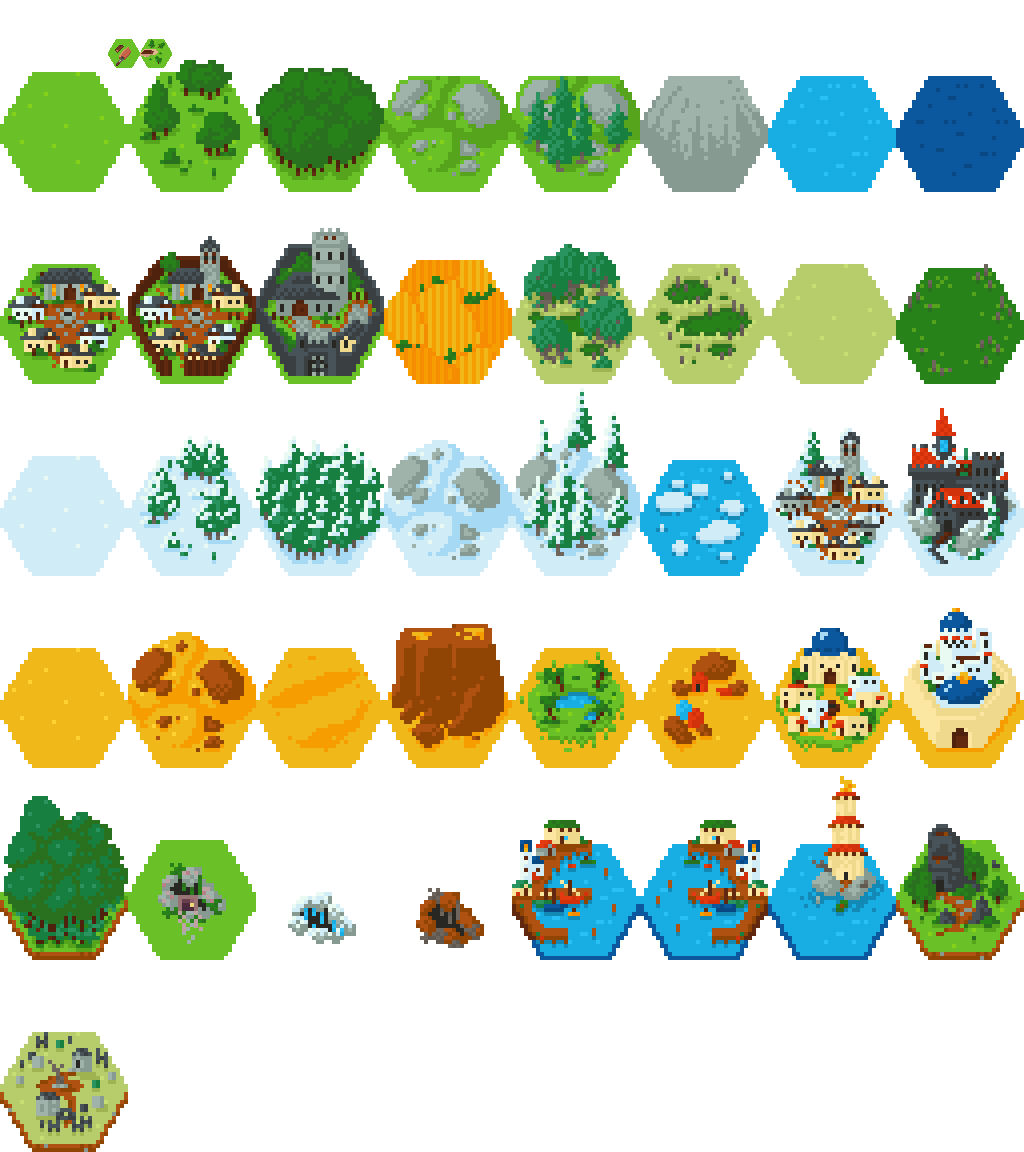
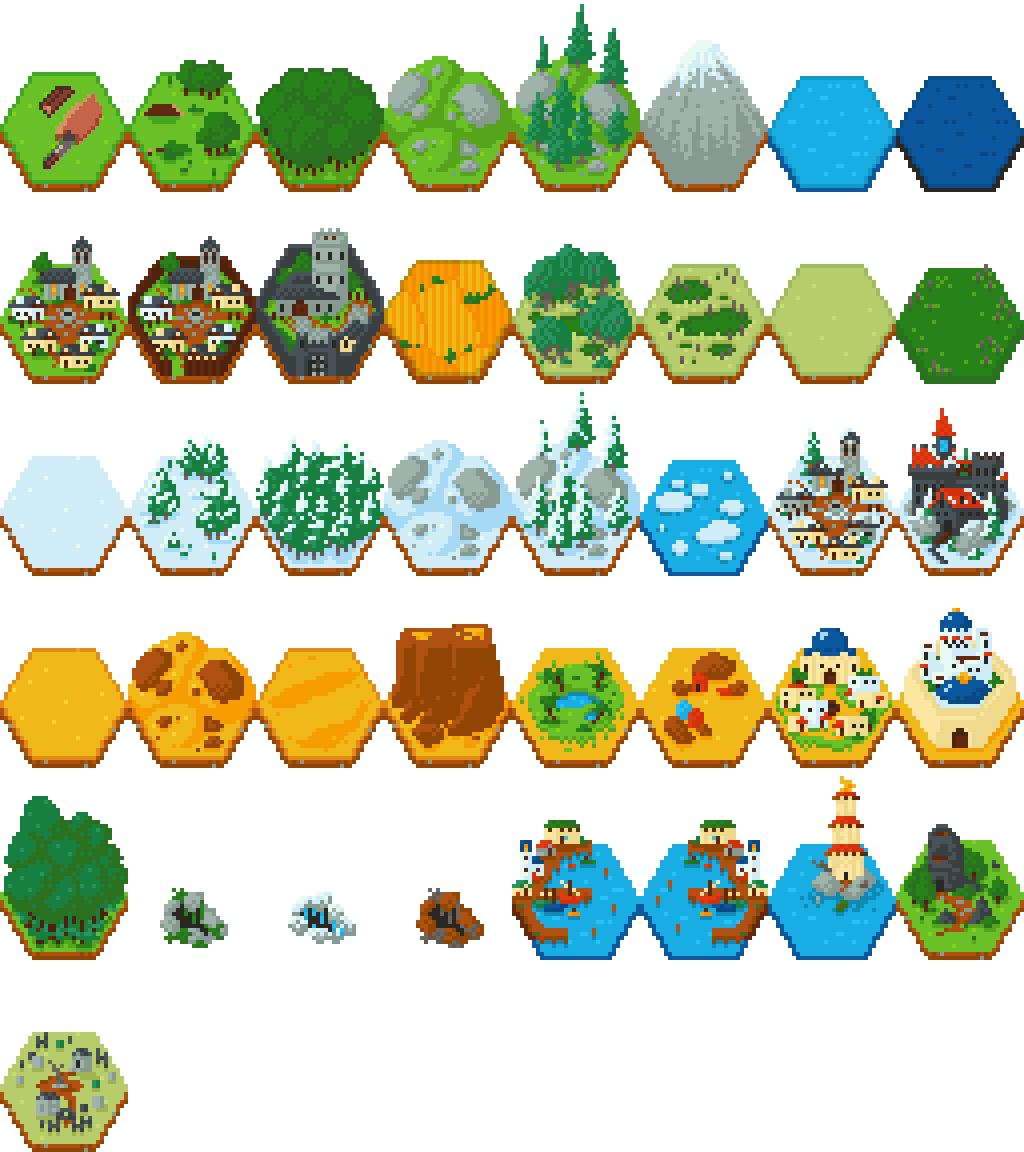
Comparing the layer stacks of the two 1024x1152 images. Changes:
painted on "Paint Layer 1" over [0, 39, 256, 192]
hid "Background" (1st of 2), painted on it over [64, 39, 256, 128]
hid "Background" (2nd of 2) over [64, 39, 192, 192]
renamed "Background" to "Background Merged", painted on it over [0, 4, 1024, 960]
